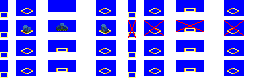
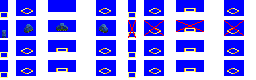
Layered file, before and after one edit (256 × 80). Changes by layer:
painted on "electric loco 2" over [2, 24, 109, 38]
painted on "Layer 1" over [0, 28, 111, 38]
